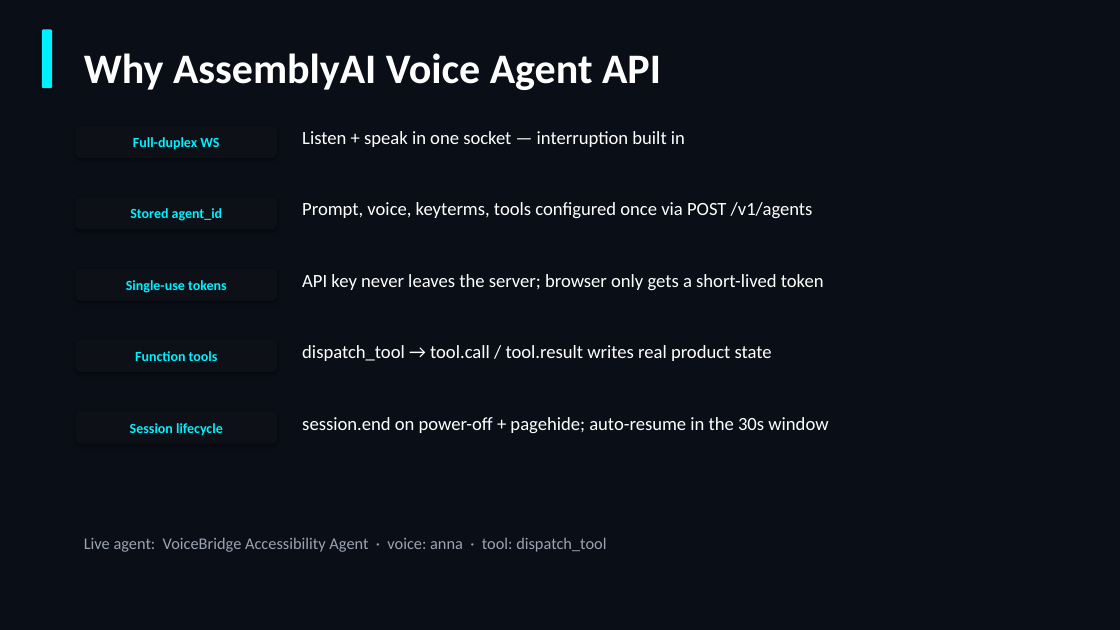
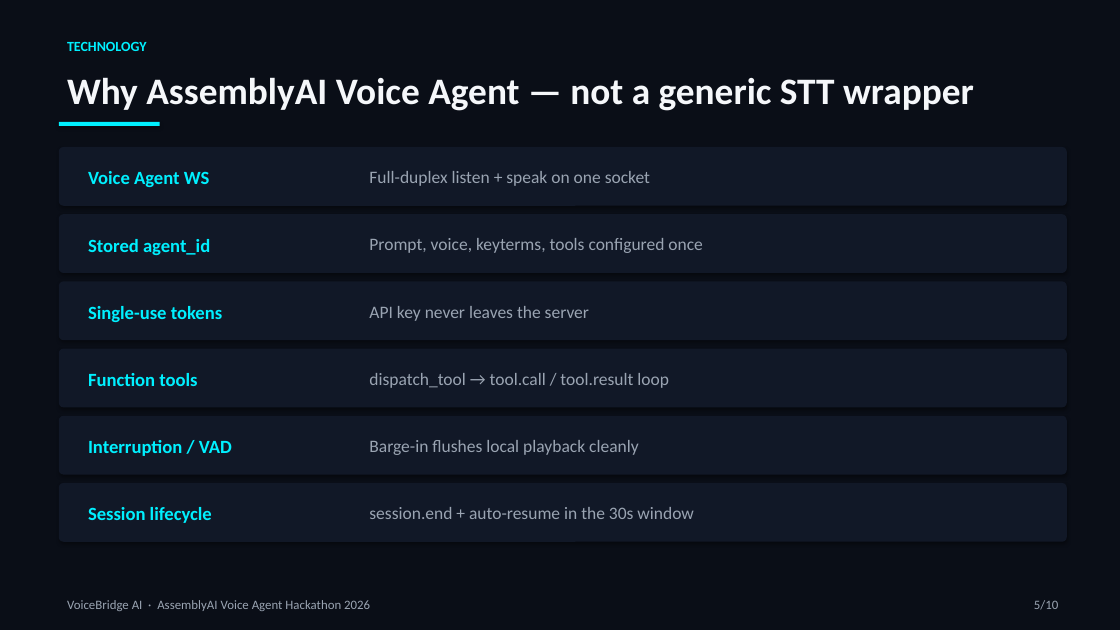
Before and after one commit to BROCKUGANDA/voicebridge-ai, a slide deck: slide 5 of download/VoiceBridge-AI-Pitch.pptx. Drawn at 1120x630 pixels with LibreOffice and Linux fonts; fonts in the diff are those of the drawing. Boxes give left, top, right and bottom in pixels: in the first picture for what was removed or moved away, otherwise in the second. Text is boxed around its words. In the diff, an @@ line names an element or a change of style, - is before the commit and + after.

Commit message:
feat: judge demo tooling — capture, TTS assemble, pitch builder; expand crawler denylist
Adds Playwright golden-path frame capture, ffmpeg assemble with burned captions, python-pptx pitch deck builder. Token endpoint returns agentId for the stored Voice Agent path. robots.txt expands AI/SEO scrapers.

```diff
--- a/download/VoiceBridge-AI-Pitch.pptx
+++ b/download/VoiceBridge-AI-Pitch.pptx
@@ rounded rectangle removed at [42,29,52,88] @@
@@ text added at [67,42,146,51], 12 pt, text #00F0FF, bold @@
+TECHNOLOGY
@@ text at [67,77,974,111]: text changed; size 36 to 32 pt; text colour #FFFFFF to #F5F7FA @@
-Why AssemblyAI Voice Agent API
+Why AssemblyAI Voice Agent — not a generic STT wrapper
@@ rectangle added at [59,122,160,126], fill #00F0FF @@
@@ rounded rectangle added at [59,147,1067,206], fill #111827 @@
@@ rounded rectangle removed at [76,126,277,158] @@
-Full-duplex WS
@@ text added at [88,171,210,187], 16 pt, text #00F0FF, bold @@
+Voice Agent WS
@@ text at [369,171,650,186]: text changed; size 16 to 15 pt; text colour #FFFFFF to #9AA4B2 @@
-Listen + speak in one socket — interruption built in
+Full-duplex listen + speak on one socket
@@ rounded rectangle added at [59,214,1067,273], fill #111827 @@
@@ text "Stored agent_id": place and size @@
-text "Stored agent_id" at [76,197,277,229]
+text "Stored agent_id" at [88,239,210,255]
@@ text at [369,238,702,253]: text changed; size 16 to 15 pt; text colour #FFFFFF to #9AA4B2 @@
-Prompt, voice, keyterms, tools configured once via POST /v1/agents
+Prompt, voice, keyterms, tools configured once
@@ rounded rectangle added at [59,281,1067,340], fill #111827 @@
@@ text "Single-use tokens": place and size @@
-text "Single-use tokens" at [76,269,277,301]
+text "Single-use tokens" at [88,306,222,322]
@@ text at [369,306,589,321]: text changed; size 16 to 15 pt; text colour #FFFFFF to #9AA4B2 @@
-API key never leaves the server; browser only gets a short-lived token
+API key never leaves the server
@@ rounded rectangle added at [59,349,1067,408], fill #111827 @@
@@ text "Function tools": place and size @@
-text "Function tools" at [76,340,277,372]
+text "Function tools" at [88,373,197,386]
@@ text at [369,373,669,388]: text changed; size 16 to 15 pt; text colour #FFFFFF to #9AA4B2 @@
-dispatch_tool → tool.call / tool.result writes real product state
+dispatch_tool → tool.call / tool.result loop
@@ rounded rectangle added at [59,416,1067,475], fill #111827 @@
@@ text added at [88,440,232,456], 16 pt, text #00F0FF, bold @@
+Interruption / VAD
@@ text added at [369,440,639,455], 15 pt, text #9AA4B2 @@
+Barge-in flushes local playback cleanly
@@ rounded rectangle added at [59,483,1067,542], fill #111827 @@
@@ size 12 to 16 pt; alignment centre to left; vertical alignment middle to top; fill #0D1117 to none; shadow off in 4 elements at [88,373,197,386], [88,306,222,322], [88,239,210,255], [88,507,212,523] @@
@@ text "Session lifecycle": place and size @@
-text "Session lifecycle" at [76,412,277,444]
+text "Session lifecycle" at [88,507,212,523]
@@ text at [369,507,694,519]: text changed; size 16 to 15 pt; text colour #FFFFFF to #9AA4B2 @@
-session.end on power-off + pagehide; auto-resume in the 30s window
+session.end + auto-resume in the 30s window
@@ text removed at [84,537,606,552] @@
-Live agent: VoiceBridge Accessibility Agent · voice: anna · tool: dispatch_tool
@@ text added at [67,600,370,611], 11 pt, text #9AA4B2 @@
+VoiceBridge AI · AssemblyAI Voice Agent Hackathon 2026
@@ text added at [1034,600,1058,610], 11 pt, text #9AA4B2 @@
+5/10
```
Also in this commit, not shown: 2 other slides changed, 7 slides added, 7 slides removed, 31 other files.
